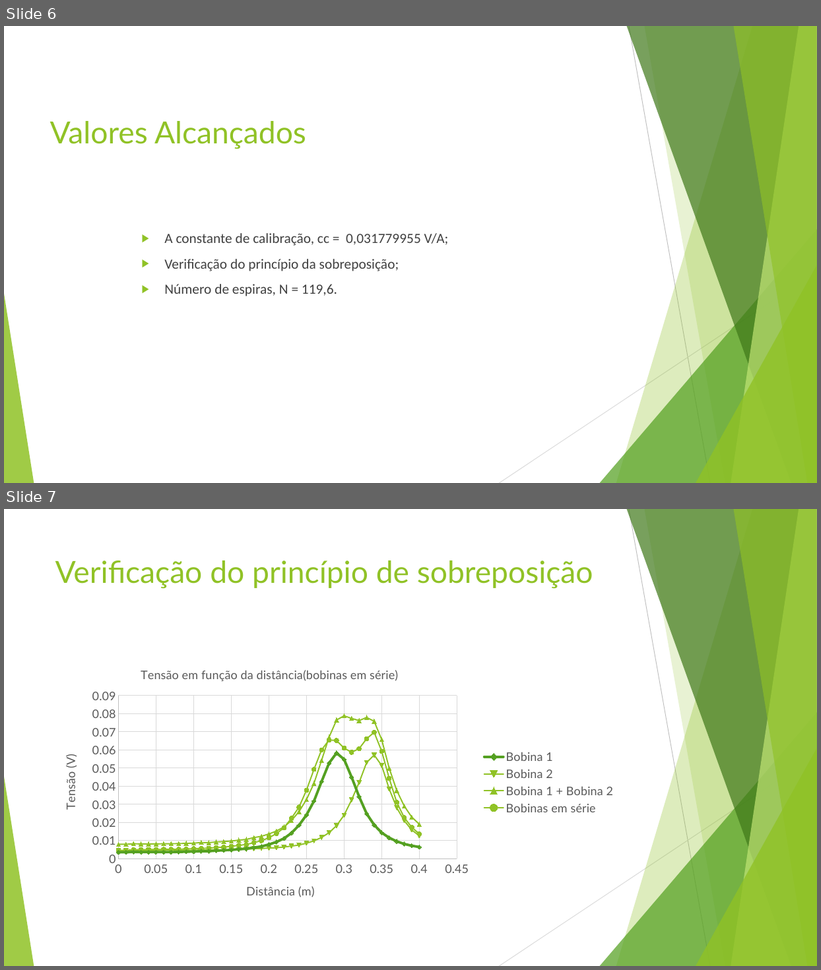
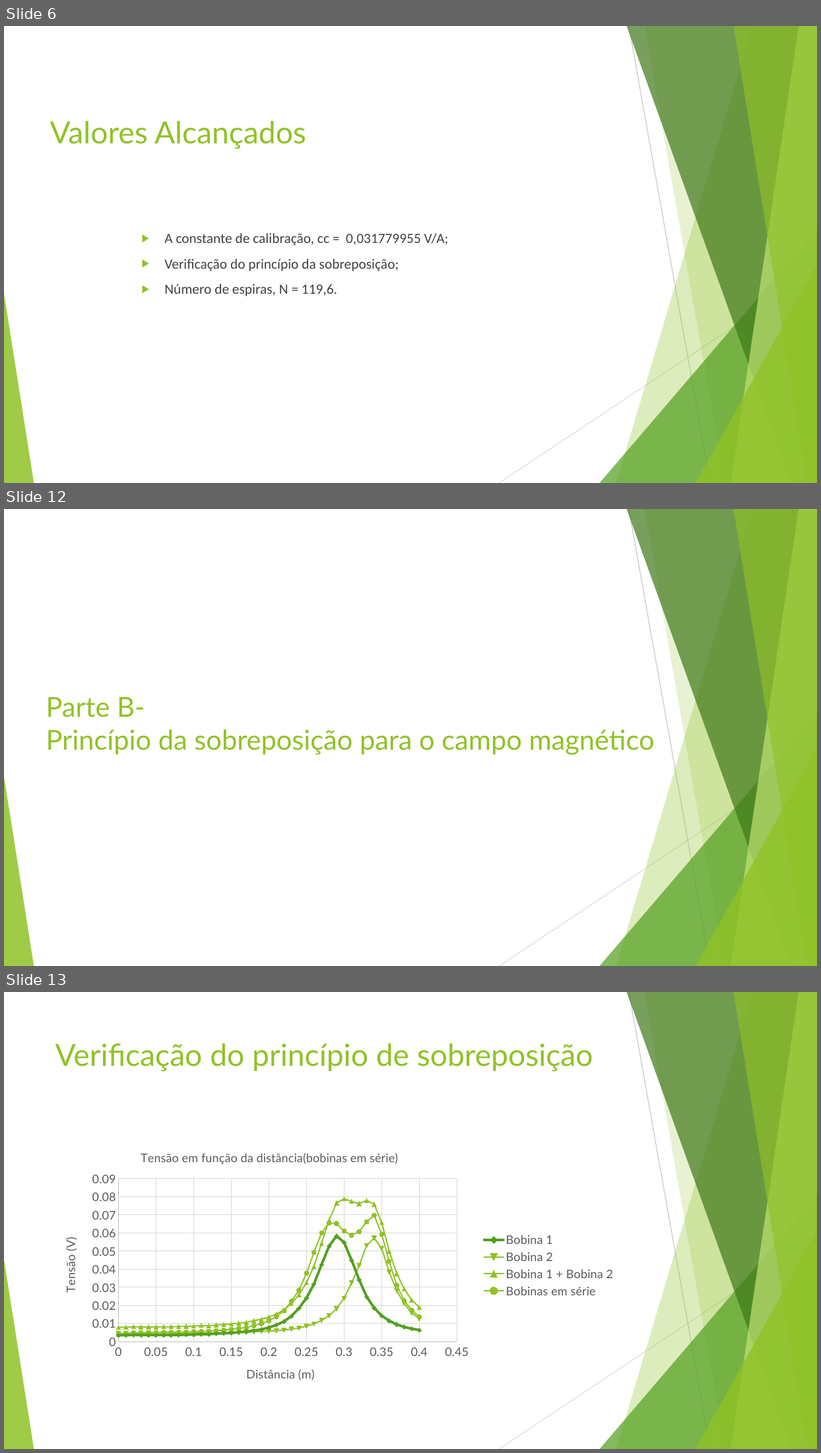
Before and after one commit to jok1n9/MCE, a slide deck: AprestOralMCE.pptx. Shown one above the other, each under a label of ours: slides 6 and 7 before the commit, slides 6, 12 and 13 after it; the slides between them are not shown. The pictures are 821x970 and 821x1453 pixels, drawn with LibreOffice and Linux fonts; fonts in the diff are those of the drawing. Boxes give left, top, right and bottom in pixels: in the first picture for what was removed or moved away, otherwise in the second. Text is boxed around its words. In the diff, an @@ line names an element or a change of style, - is before the commit and + after.

Commit message:
adição de todas as partes
adição de partes e readicionar o 1 excel da segunda experiencia

```diff
--- a/AprestOralMCE.pptx
+++ b/AprestOralMCE.pptx
@@ slide 12 added at bbox=[4, 509, 817, 966], background #FFFFFF; not listed: 10 template elements that a slide beside it also shows @@
@@ title added at bbox=[46, 697, 655, 755], 32.4 pt, text #90C226 @@
+Parte B-
+Princípio da sobreposição para o campo magnético
@@ what was slide 7 is now slide 13 @@
```
Also in this commit, not shown: 5 other slides added, 1 other file.
